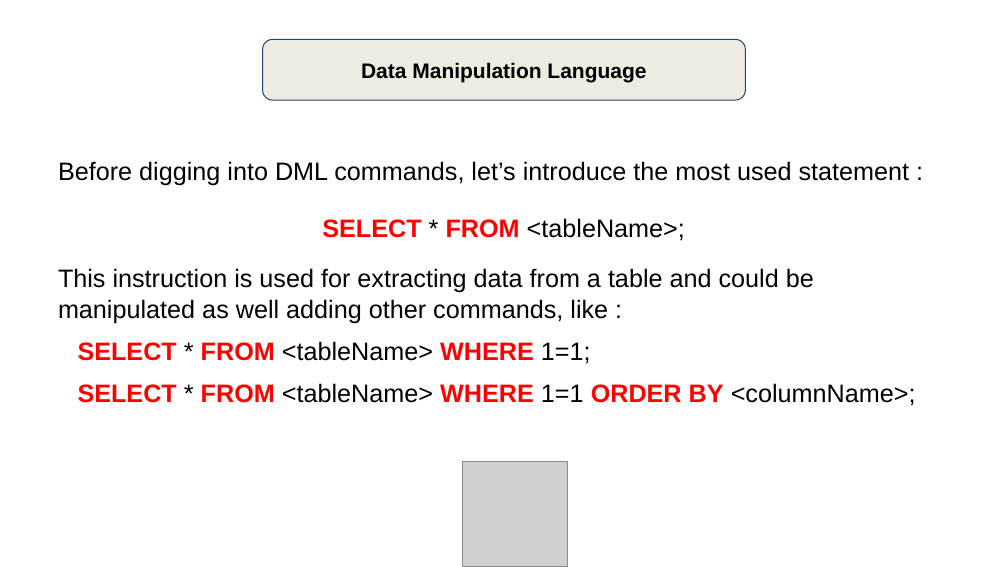
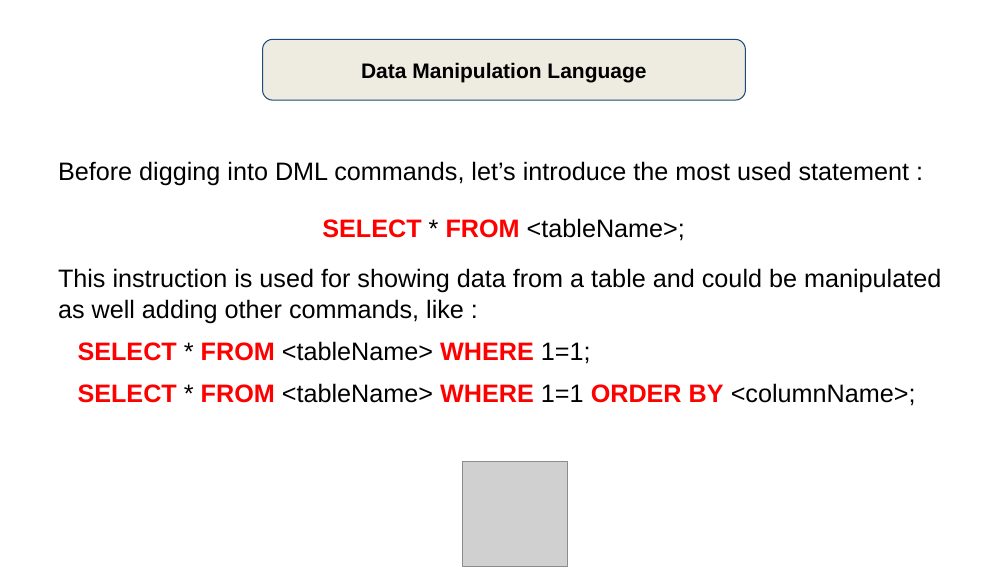
Before and after one commit to manug7/slides, a slide deck: slide 2 of sql/2 - types/DML/slide/SQL Types - DML.odp. Drawn at 1008x567 pixels with LibreOffice and Linux fonts; fonts in the diff are those of the drawing; grey boxes stand for pictures. Boxes give left, top, right and bottom in pixels: in the first picture for what was removed or moved away, otherwise in the second. Text is boxed around its words. In the diff, an @@ line names an element or a change of style, - is before the commit and + after.

```diff
--- a/sql/2 - types/DML/slide/SQL Types - DML.odp
+++ b/sql/2 - types/DML/slide/SQL Types - DML.odp
@@ text at [58,268,941,323]: text changed @@
-This instruction is used for extracting data from a table and could be manipulated as well adding other commands, like :
+This instruction is used for showing data from a table and could be manipulated as well adding other commands, like :
```
Also in this commit, not shown: 2 other slides changed, 5 other files.
